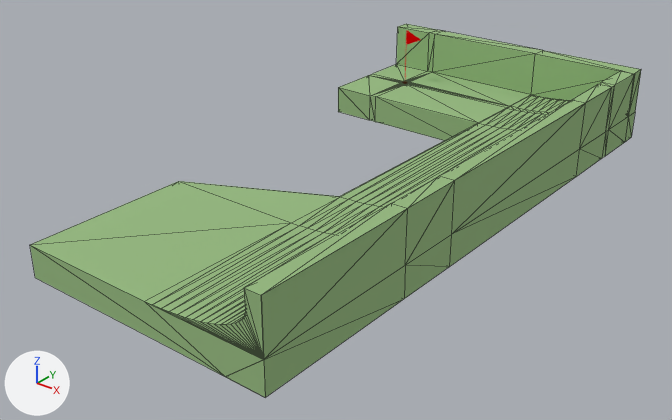
Renders of the glTF model assets/glb/map/level_3.glb from each side of a commit.
Rendered twice from a camera (50 mm lens) standing at (7.32, -5.09, 4.3) and looking at (0.92, 2.92, -0.66). Arrows for +X, +Y and +Z are at lower left; the lights stay in place. Mesh edges are drawn as thin lines on the coarser meshes. Vertices at the same position are counted once.

Objects in the first picture: 'green'.
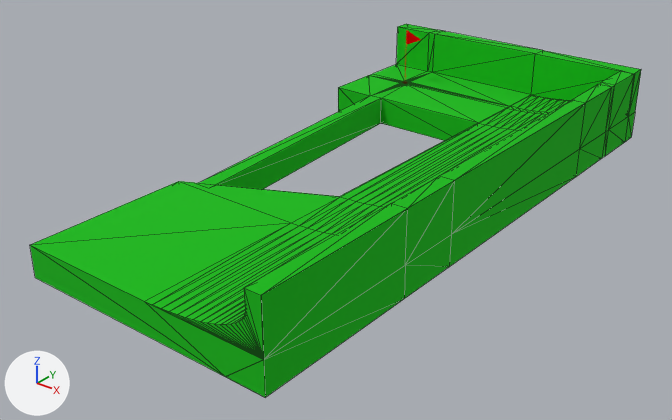
Boxes (x1, y1, x2, y2) around the edits, measured in the pictures (672 x 420 px):
'green', recoloured, reshaped
    both: (30, 24, 641, 397)
part 1 of me_green, built on
    before: (370, 84, 477, 141)
    after: (197, 84, 477, 189)

Patch to the scene script:
```diff
--- a/assets/glb/map/level_3.glb.py
+++ b/assets/glb/map/level_3.glb.py
@@ mat_material @@
 mat_material = principled_material('Material')
-mat_material.base_color = (0.325, 0.518, 0.232)  # green #9abf84
+mat_material.base_color = (0.0, 0.5, 0.0)  # green #00bc00
 mat_material.metallic = 0.118
@@ me_green @@
 # used by ob_green; location = (0.0, 0.0, 0.0)
-me_green.from_pydata(...)  # 404 vertices, 804 faces; spans x -1.05..2.87, y -0.48..7.19, z -0.54..0.46
+me_green.from_pydata(...)  # 408 vertices, 812 faces; spans x -1.05..2.87, y -0.48..7.19, z -0.54..0.46
+# me_green part 1
+# 2 faces are deleted
+# 2 vertices move from x -0.35, y 5.43, z -0.54..-0.16 to x -0.25, y 5.43, z -0.54..-0.16
+# 4 vertices are added at (-0.14, 1.64, -0.16), (0.07, 1.64, -0.16), (0.07, 1.64, -0.54), (-0.14, 1.64, -0.54)
+# 10 new faces join them
 me_green.materials.append(mat_material)
```
